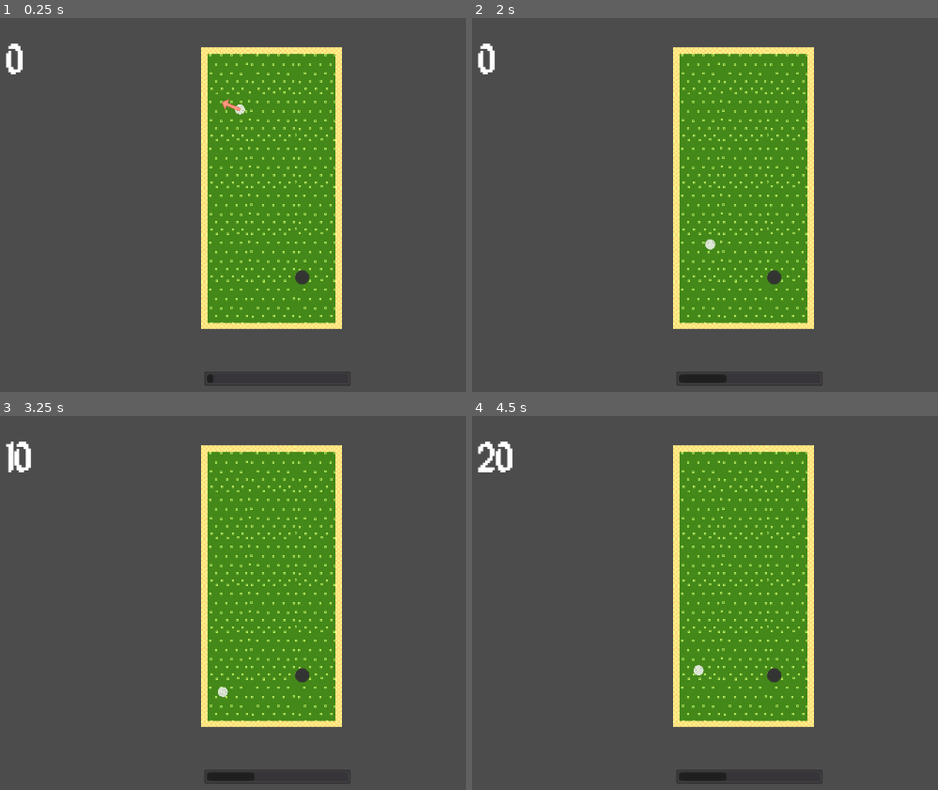
Above: before the commit, frames 1-4 (two rows, left to right).
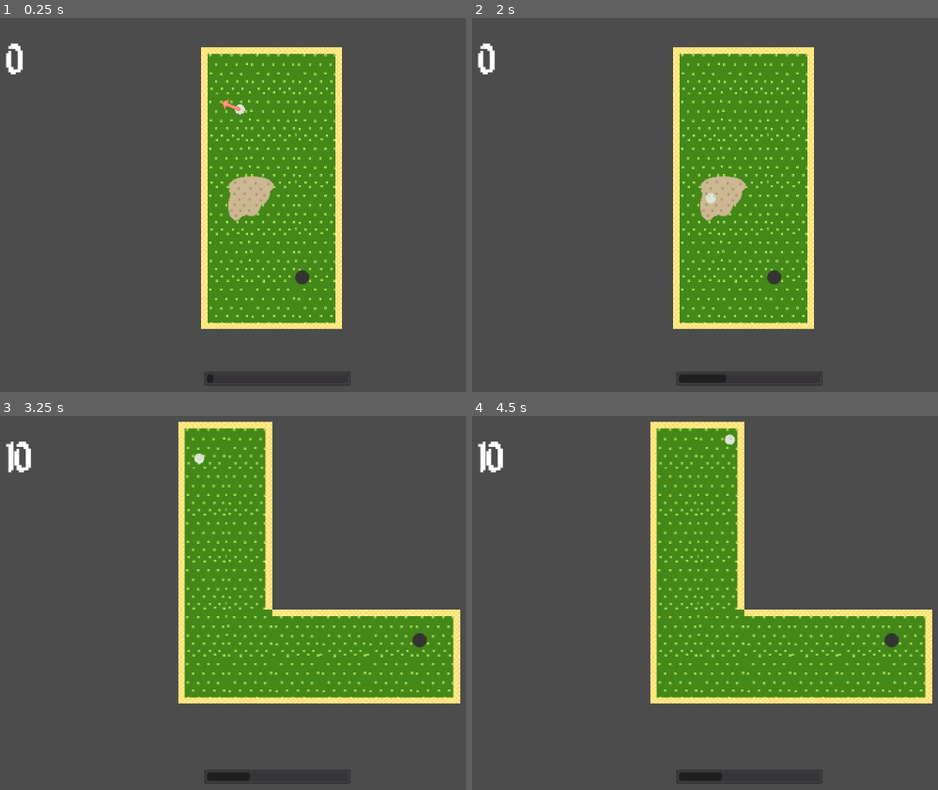
Above: after the commit, the same moments.

Repository: kenset/Par-One
Game: Godot game, scene res://PlayScene.tscn
Two runs of this game, one before a commit and one after it. Both use one fixed random seed, a clock stepped at 60 frames per second and the inputs below.
Inputs (mouse positions are in pixels of both pictures, inside the frame that each line leads up to):
- Up to frame 1 (0.25 s): no input
- Up to frame 2 (2 s): tap Enter at 0.5 s; move the mouse to (705, 276) at 0.52 s; tap Space at 0.77, 1.25, 1.52 s; move the mouse to (outside the picture) at 1.27 s
- Up to frame 3 (3.25 s): tap Enter at 2 s; move the mouse to (46, 520) at 2.02 s; tap Space at 2.75, 3.02 s; move the mouse to (307, 584) at 2.77 s
- Up to frame 4 (4.5 s): move the mouse to (630, 475) at 3.52 s; tap Space at 3.77 s; move the mouse to (910, 565) at 4.27 s

The runs differ from the first frame. In frame 1, 0.9% of the frame differs, in the area x 48-59%, y 42-55%; in frame 2, 0.9%; in frame 3, 24%; in frame 4, 25%, in the area x 1-99%, y 1-98%.

Commit message:
Adds sand trap that slows down the golf ball when entering and speeds it back up when exiting

Diff:
--- a/GolfBall.gd
+++ b/GolfBall.gd
@@ -4,6 +4,7 @@
 export var WALL_POINTS = 10
 
 var golf_ball_has_been_hit = false
+var in_sand_trap = false
 
 signal golf_ball_hit
 signal golf_ball_stopped
@@ -17,6 +18,10 @@
 		$Arrow.look_at(get_global_mouse_position())
 
 func _integrate_forces(state):
+	if (in_sand_trap == true):
+		self.set_linear_damp(5.0)
+	else :
+		self.set_linear_damp(0.25)
 	if (self.linear_velocity.length() < 5 && self.linear_velocity.length() > 0):
 		linear_velocity = Vector2(0, 0)
 		$AnimatedSprite.playing = false
@@ -41,3 +46,9 @@
 
 func _on_hole_in_one():
 	queue_free()
+
+func _on_entered_sand_trap():
+	in_sand_trap = true
+
+func _on_exited_sand_trap():
+	in_sand_trap = false
--- a/GolfBall.tscn
+++ b/GolfBall.tscn
@@ -23,7 +23,7 @@
 
 [node name="GolfBall" type="RigidBody2D"]
 position = Vector2( 0, 0.0896072 )
-collision_mask = 6
+collision_mask = 14
 physics_material_override = SubResource( 1 )
 gravity_scale = 0.0
 contacts_reported = 1
--- a/Hole.tscn
+++ b/Hole.tscn
@@ -1,7 +1,7 @@
 [gd_scene load_steps=4 format=2]
 
 [ext_resource path="res://Hole.gd" type="Script" id=1]
-[ext_resource path="res://assets/hole.png" type="Texture" id=2]
+[ext_resource path="res://assets/course/hole.png" type="Texture" id=2]
 
 [sub_resource type="CircleShape2D" id=1]
 
--- a/PlayScene.gd
+++ b/PlayScene.gd
@@ -11,6 +11,7 @@
 func _ready():
 	self.connect("reset_power_meter", $PowerMeter, "_on_reset_power_meter")
 	loadCourse(currentCourseNumber)
+	currentCourse.find_node("GolfBall").add_to_group("golfBall")
 
 func _input(event):
 	if event is InputEventKey and event.pressed and event.scancode != KEY_SPACE:
--- a/PlayScene.tscn
+++ b/PlayScene.tscn
@@ -14,7 +14,9 @@
 [ext_resource path="res://Timer.tscn" type="PackedScene" id=12]
 [ext_resource path="res://HighScore.tscn" type="PackedScene" id=13]
 
-[node name="PlayScene" type="Node2D"]
+[node name="PlayScene" type="Node2D" groups=[
+"golfBall",
+]]
 script = ExtResource( 1 )
 courses = [ ExtResource( 2 ), ExtResource( 3 ), ExtResource( 4 ), ExtResource( 5 ), ExtResource( 6 ), ExtResource( 7 ), ExtResource( 8 ), ExtResource( 9 ), ExtResource( 10 ) ]
 
--- /dev/null
+++ b/SandTrap.gd
@@ -0,0 +1,17 @@
+extends Node2D
+
+signal entered_sand_trap
+signal exited_sand_trap
+
+func _ready():
+	$Area2D.connect("body_entered", self, "_on_body_entered")
+	$Area2D.connect("body_exited", self, "_on_body_exited")
+
+#func _process(delta):
+#	pass
+
+func _on_body_entered(body):
+	get_tree().call_group("golfBall", "_on_entered_sand_trap")
+
+func _on_body_exited(body):
+	get_tree().call_group("golfBall", "_on_exited_sand_trap")
--- /dev/null
+++ b/SandTrap.tscn
@@ -0,0 +1,22 @@
+[gd_scene load_steps=4 format=2]
+
+[ext_resource path="res://SandTrap.gd" type="Script" id=1]
+[ext_resource path="res://assets/course/sand_trap.png" type="Texture" id=2]
+
+[sub_resource type="ConvexPolygonShape2D" id=1]
+points = PoolVector2Array( 41.12, -16.92, 18.42, 23.82, -20.84, 32.08, -21.86, -21.58, 20.16, -26.94 )
+
+[node name="SandTrap" type="Node2D"]
+script = ExtResource( 1 )
+
+[node name="Sprite" type="Sprite" parent="."]
+texture = ExtResource( 2 )
+
+[node name="Area2D" type="Area2D" parent="."]
+position = Vector2( 0.837723, -0.0644341 )
+space_override = 4
+collision_layer = 8
+
+[node name="CollisionShape2D" type="CollisionShape2D" parent="Area2D"]
+position = Vector2( -6.95947, -1.48211 )
+shape = SubResource( 1 )
--- a/courses/Course_01.tscn
+++ b/courses/Course_01.tscn
@@ -9,8 +9,9 @@
 [ext_resource path="res://courses/course_components/BottomRightCourse.tscn" type="PackedScene" id=7]
 [ext_resource path="res://courses/course_components/BottomCourse.tscn" type="PackedScene" id=8]
 [ext_resource path="res://courses/course_components/CourseGrass.tscn" type="PackedScene" id=9]
-[ext_resource path="res://GolfBall.tscn" type="PackedScene" id=10]
-[ext_resource path="res://Hole.tscn" type="PackedScene" id=11]
+[ext_resource path="res://SandTrap.tscn" type="PackedScene" id=10]
+[ext_resource path="res://GolfBall.tscn" type="PackedScene" id=11]
+[ext_resource path="res://Hole.tscn" type="PackedScene" id=12]
 
 [node name="Course_01" type="Node2D"]
 
@@ -71,8 +72,11 @@
 [node name="CourseGrass6" parent="CourseComponents" instance=ExtResource( 9 )]
 position = Vector2( 0, 128 )
 
-[node name="GolfBall" parent="." instance=ExtResource( 10 )]
+[node name="SandTrap" parent="." instance=ExtResource( 10 )]
+position = Vector2( -29.0294, 12.6741 )
+
+[node name="GolfBall" parent="." instance=ExtResource( 11 )]
 position = Vector2( -48, -112 )
 
-[node name="Hole" parent="." instance=ExtResource( 11 )]
+[node name="Hole" parent="." instance=ExtResource( 12 )]
 position = Vector2( 32, 112 )
--- a/project.godot
+++ b/project.godot
@@ -24,6 +24,7 @@
 2d_physics/layer_1="golfBall"
 2d_physics/layer_2="walls"
 2d_physics/layer_3="hole"
+2d_physics/layer_4="traps"
 
 [rendering]
 
Renamed: assets/hole.png -> assets/course/hole.png
Not shown, added: assets/course/hole.png.import
Binary file added: assets/course/sand_trap.png
Not shown, changed: assets/course/sand_trap.png.import
Binary file added: assets/course/water_trap.png
Not shown, added: assets/course/water_trap.png.import
Not shown: 1 places in courses/Course_01.tscn that only renumber resources
